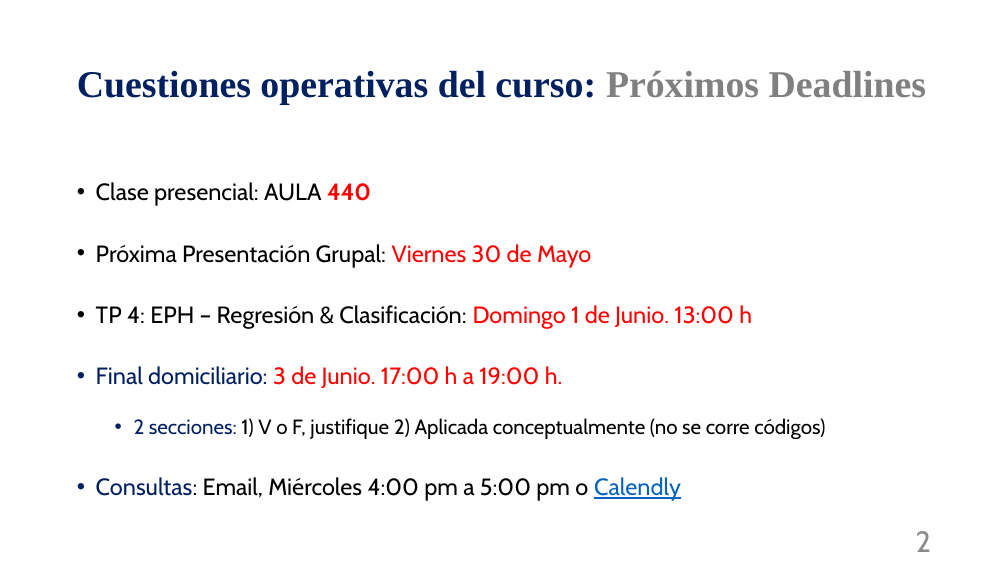
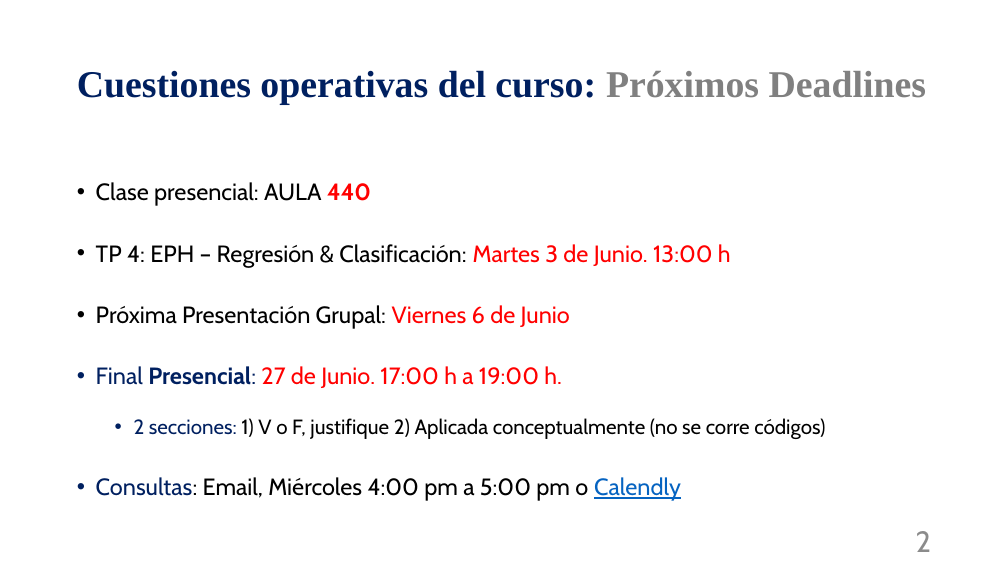
Before and after one commit to mnromero/BigData_2025_UBA, a slide deck: slide 2 of Clase 16_CART/C16_CART.pptx. Drawn at 1008x567 pixels with LibreOffice and Linux fonts; fonts in the diff are those of the drawing. Boxes give left, top, right and bottom in pixels: in the first picture for what was removed or moved away, otherwise in the second. Text is boxed around its words. In the diff, an @@ line names an element or a change of style, - is before the commit and + after.

Commit message:
Slides actualizadas

```diff
--- a/Clase 16_CART/C16_CART.pptx
+++ b/Clase 16_CART/C16_CART.pptx
@@ text at (x1=96, y1=244, x2=731, y2=388): text changed @@
-• Próxima Presentación Grupal: Viernes 30 de Mayo
-• TP 4: EPH – Regresión & Clasificación: Domingo 1 de Junio. 13:00 h
-• Final domiciliario: 3 de Junio. 17:00 h a 19:00 h.
+• TP 4: EPH – Regresión & Clasificación: Martes 3 de Junio. 13:00 h
+• Próxima Presentación Grupal: Viernes 6 de Junio
+• Final Presencial: 27 de Junio. 17:00 h a 19:00 h.
```
